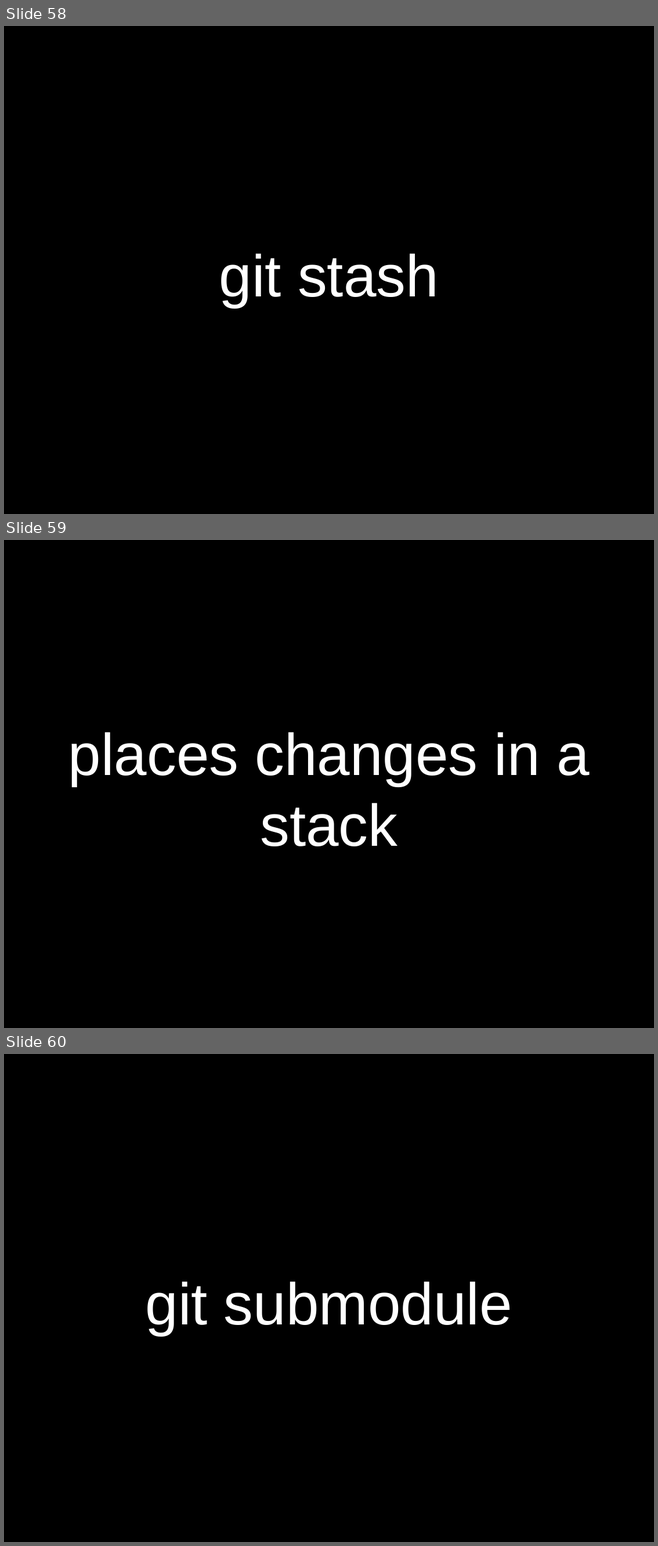
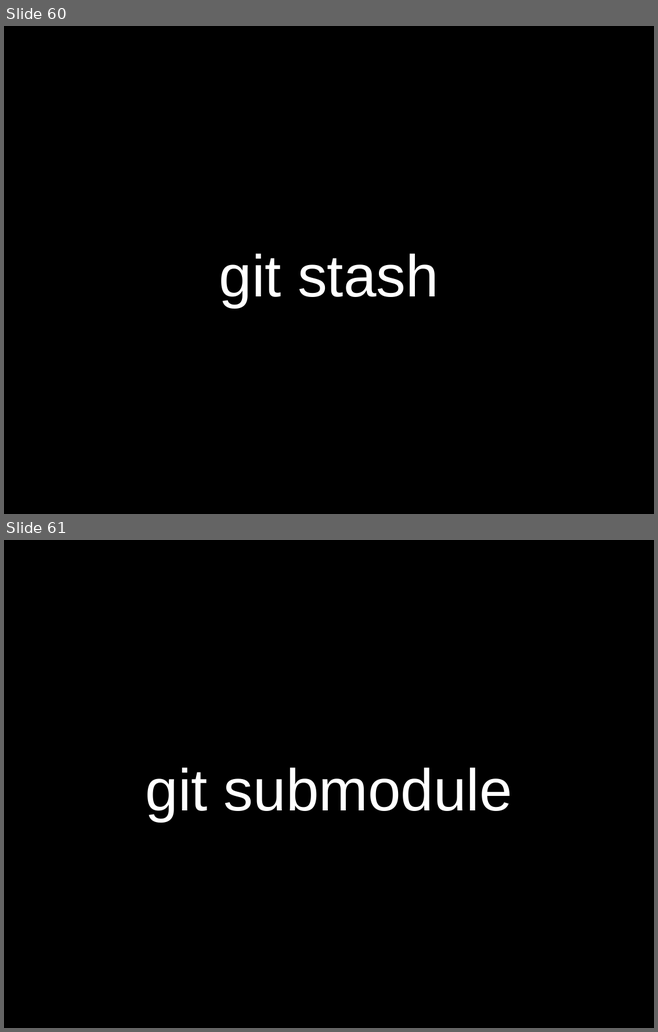
Before and after one commit to sneakin/git-presentation, a slide deck: slides.odp. Shown one above the other, each under a label of ours: slides 58, 59 and 60 before the commit, slides 60 and 61 after it. The pictures are 658x1546 and 658x1032 pixels, drawn with LibreOffice and Linux fonts; fonts in the diff are those of the drawing. Boxes give left, top, right and bottom in pixels: in the first picture for what was removed or moved away, otherwise in the second. Text is boxed around its words. In the diff, an @@ line names an element or a change of style, - is before the commit and + after.

```diff
--- a/slides.odp
+++ b/slides.odp
@@ slide 59 removed at <box>4,540,654,1028</box>, background #000000 @@
@@ title removed at <box>68,732,589,846</box> @@
-places changes in a stack
@@ what was slide 58 is now slide 60 @@
@@ what was slide 60 is now slide 61 @@
```
Also in this commit, not shown: 4 slides changed, 3 slides added.
